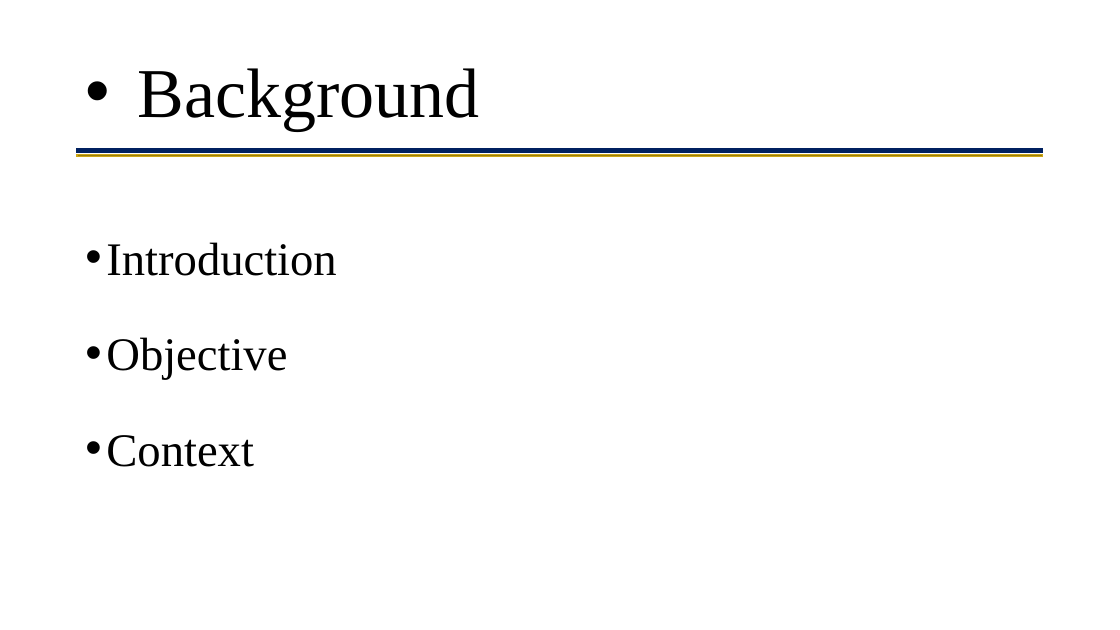
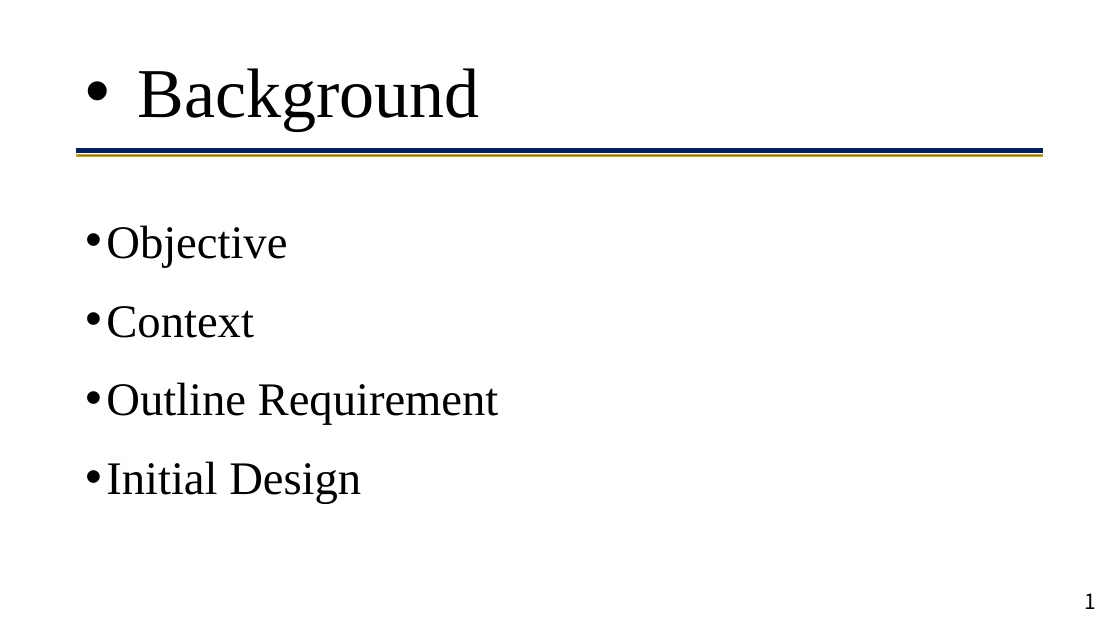
Before and after one commit to yezehao/final-year-project, a slide deck: slide 3 of deliverable/presentation/presentation.pptx. Drawn at 1120x630 pixels with LibreOffice and Linux fonts; fonts in the diff are those of the drawing. Boxes give left, top, right and bottom in pixels: in the first picture for what was removed or moved away, otherwise in the second. Text is boxed around its words. In the diff, an @@ line names an element or a change of style, - is before the commit and + after.

```diff
--- a/deliverable/presentation/presentation.pptx
+++ b/deliverable/presentation/presentation.pptx
@@ text at bbox=[106, 225, 287, 338]: line spacing 1.5 to 1.2 @@
@@ text at bbox=[106, 242, 336, 276]: paragraph removed @@
-• Introduction
@@ text at bbox=[106, 382, 499, 504]: paragraphs added @@
+• Outline Requirement
+• Initial Design
@@ text added at bbox=[1085, 593, 1097, 609], 18 pt, text #000000 @@
+1
```
Also in this commit, not shown: 6 other slides changed, 13 slides added, 5 slides removed, 1 other file.
